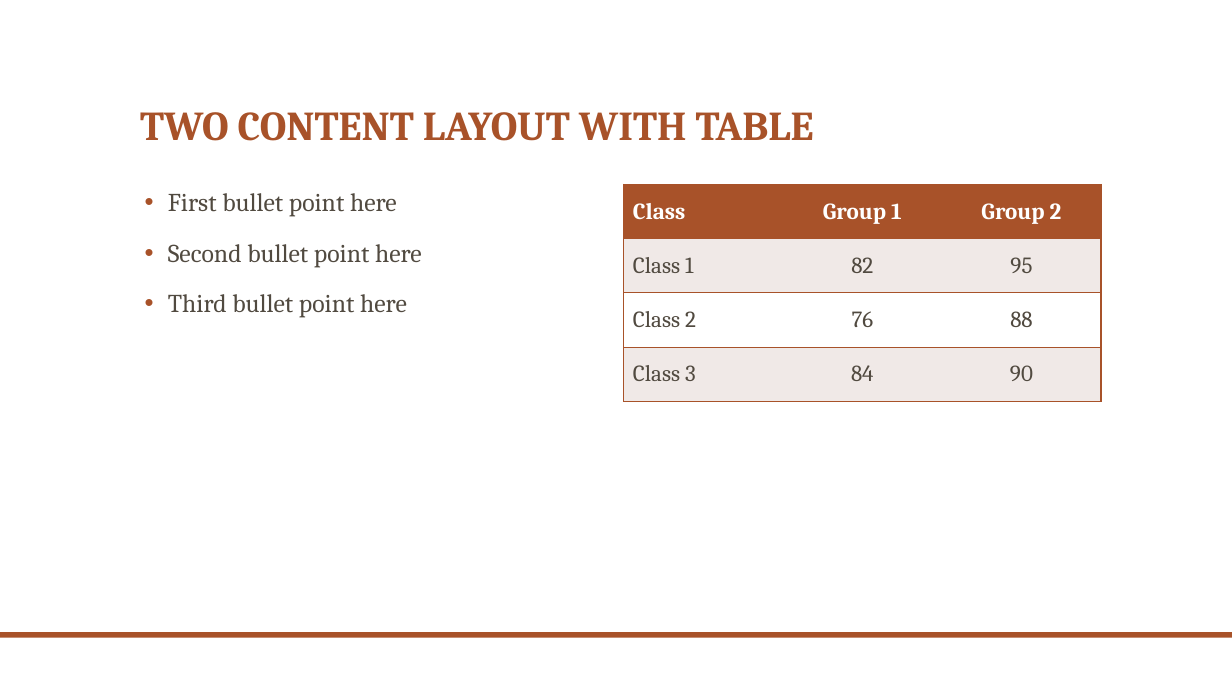
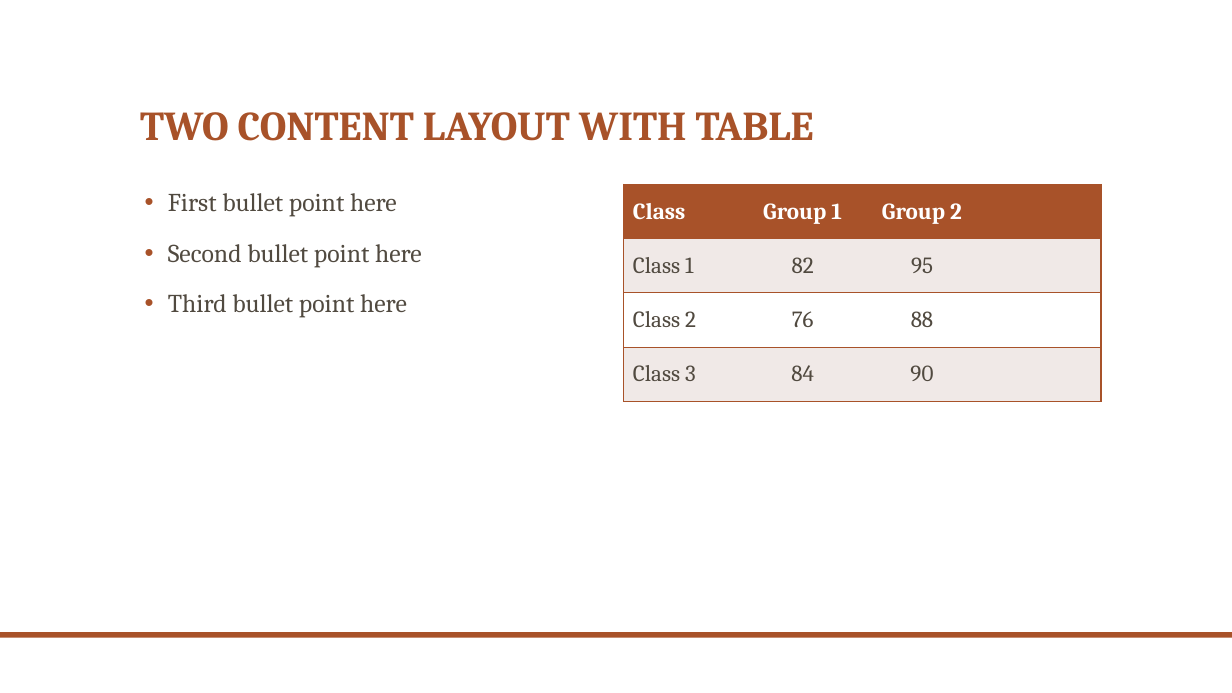
Before and after one commit to oskobe/SuperExpress, a slide deck: slide 17 of C#DotNet SuperExpress.pptx (slide 12 before the commit). Drawn at 1232x693 pixels with LibreOffice and Linux fonts; fonts in the diff are those of the drawing; background and template pictures are left out. Boxes give left, top, right and bottom in pixels: in the first picture for what was removed or moved away, otherwise in the second. Text is boxed around its words. In the diff, an @@ line names an element or a change of style, - is before the commit and + after.

Commit message:
update  ppt

```diff
--- a/C#DotNet SuperExpress.pptx
+++ b/C#DotNet SuperExpress.pptx
@@ table at (624, 185, 1101, 402) @@
+column 4:  |  |  | 
```
Also in this commit, not shown: 1 other slide changed, 6 slides added, 1 slide removed, 1 other file.
